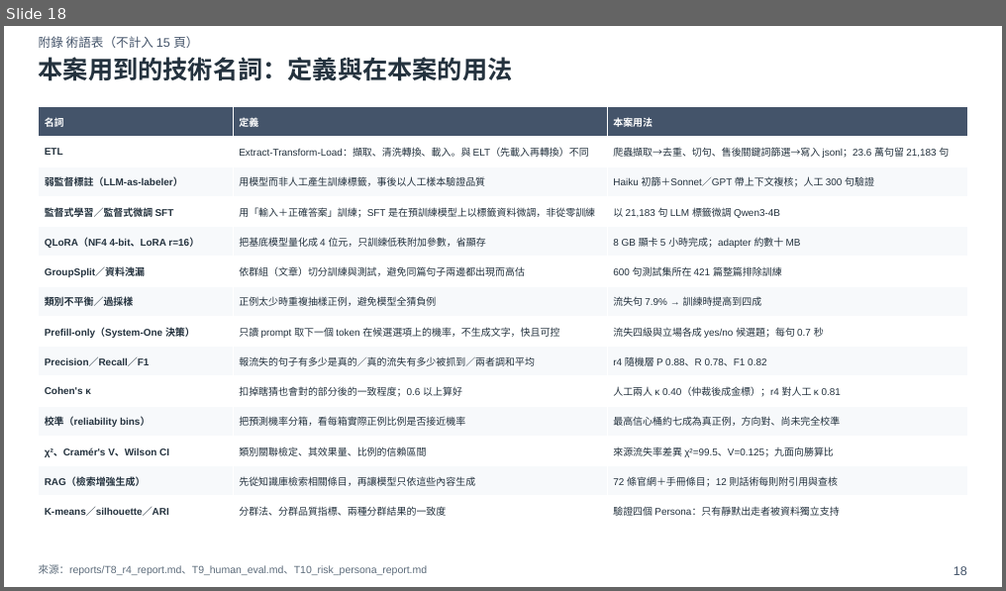
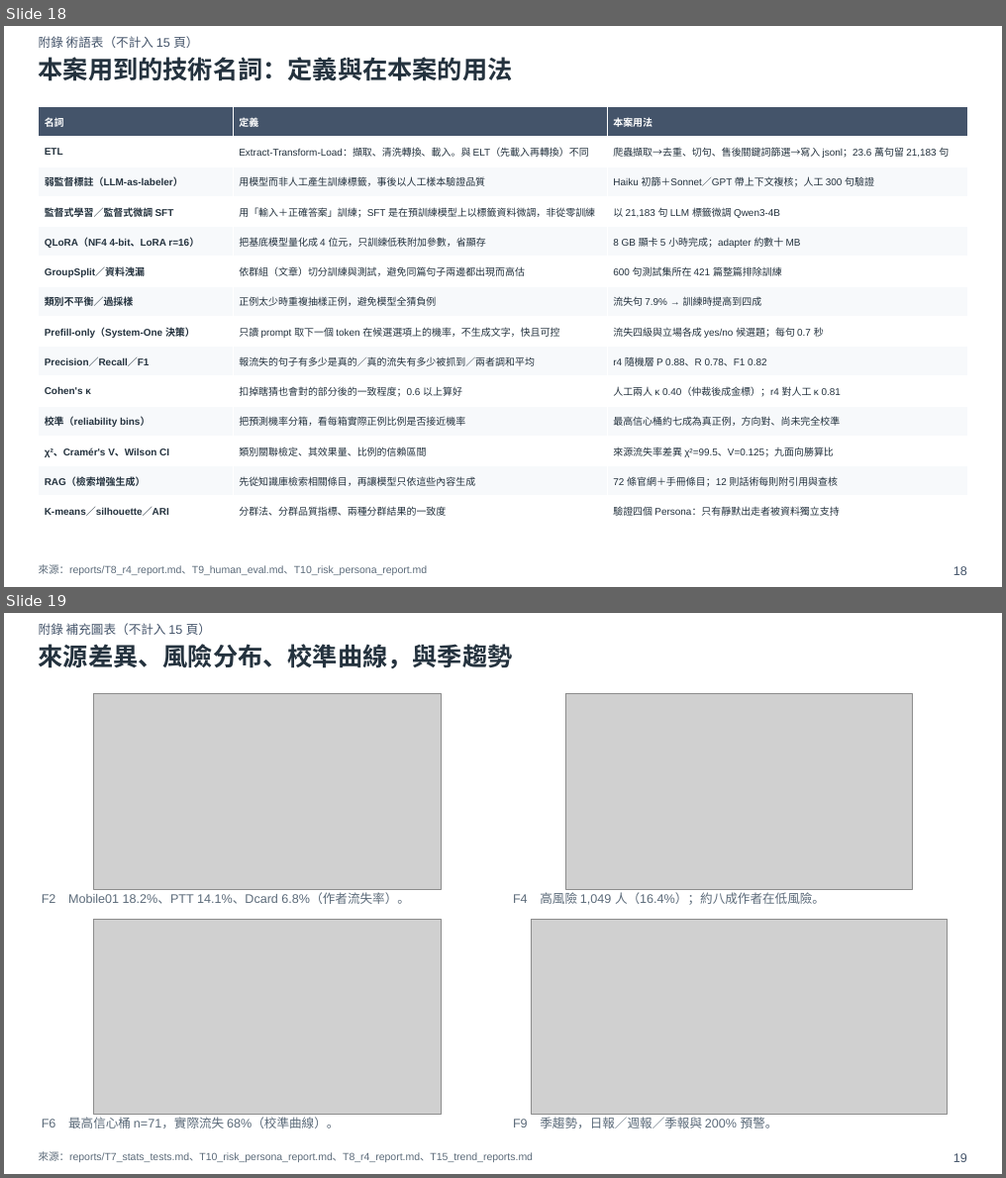
Before and after one commit to xxx789666/hotai-ai-hackathon-lexus, a slide deck: deck/初賽簡報_v0.pptx. Shown one above the other, each under a label of ours: slide 18 before the commit, slides 18 and 19 after it. The pictures are 1006x591 and 1006x1178 pixels, drawn with LibreOffice and Linux fonts; fonts in the diff are those of the drawing; grey boxes stand for pictures. Boxes give left, top, right and bottom in pixels: in the first picture for what was removed or moved away, otherwise in the second. Text is boxed around its words. In the diff, an @@ line names an element or a change of style, - is before the commit and + after.

Commit message:
初賽簡報升到 v1：套上已拍板的三層 KPI、選圖與導入時程。
附錄 A2 收來源差異、風險分布、校準與季趨勢，內容頁仍維持 15 頁。

```diff
--- a/deck/初賽簡報_v0.pptx
+++ b/deck/初賽簡報_v0.pptx
@@ slide 19 added at bbox=[4, 613, 1002, 1174], background #FFFFFF @@
@@ text added at bbox=[39, 623, 211, 635], 12 pt, text #44546A @@
+附錄 補充圖表（不計入 15 頁）
@@ text added at bbox=[39, 644, 513, 669], 24 pt, text #24323E, bold @@
+來源差異、風險分布、校準曲線，與季趨勢
@@ picture added at bbox=[94, 694, 442, 889] @@
@@ picture added at bbox=[565, 694, 913, 889] @@
@@ text added at bbox=[42, 893, 410, 904], 12 pt, text #5C6B7A @@
+F2 Mobile01 18.2%、PTT 14.1%、Dcard 6.8%（作者流失率）。
@@ text added at bbox=[513, 889, 825, 905], 12 pt, text #5C6B7A @@
+F4 高風險 1,049 人（16.4%）；約八成作者在低風險。
@@ picture added at bbox=[94, 919, 442, 1115] @@
@@ picture added at bbox=[531, 919, 948, 1115] @@
@@ text added at bbox=[42, 1117, 339, 1129], 12 pt, text #5C6B7A @@
+F6 最高信心桶 n=71，實際流失 68%（校準曲線）。
@@ text added at bbox=[513, 1117, 778, 1129], 12 pt, text #5C6B7A @@
+F9 季趨勢，日報／週報／季報與 200% 預警。
@@ text added at bbox=[39, 1152, 533, 1162], 10 pt, text #5C6B7A @@
+來源：reports/T7_stats_tests.md、T10_risk_persona_report.md、T8_r4_report.md、T15_trend_reports.md
@@ text added at bbox=[953, 1154, 967, 1162], 12 pt, text #44546A @@
+19
```
Also in this commit, not shown: 6 slides changed, 3 other slides added, 3 slides removed, 13 other files.
